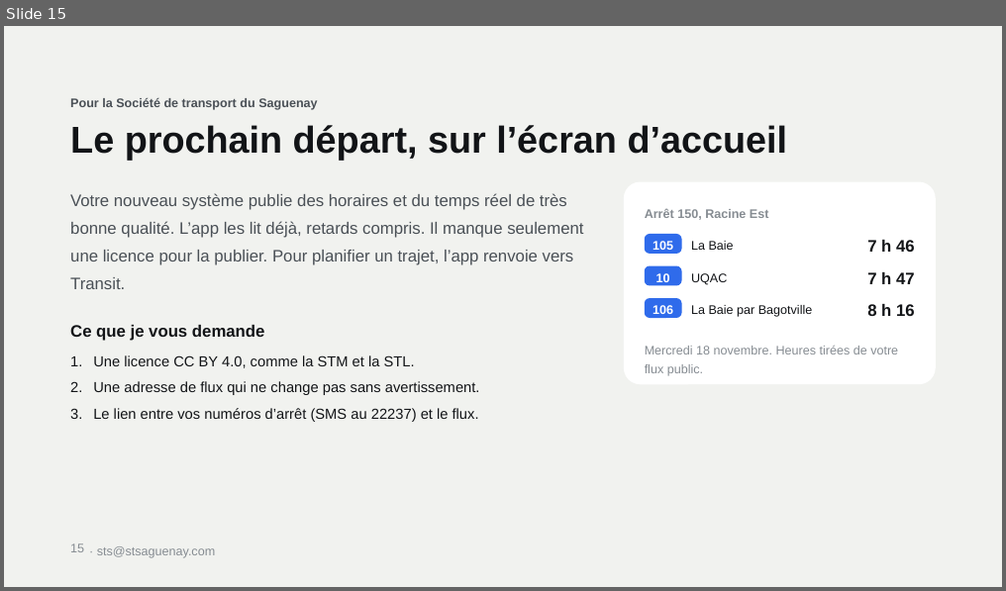
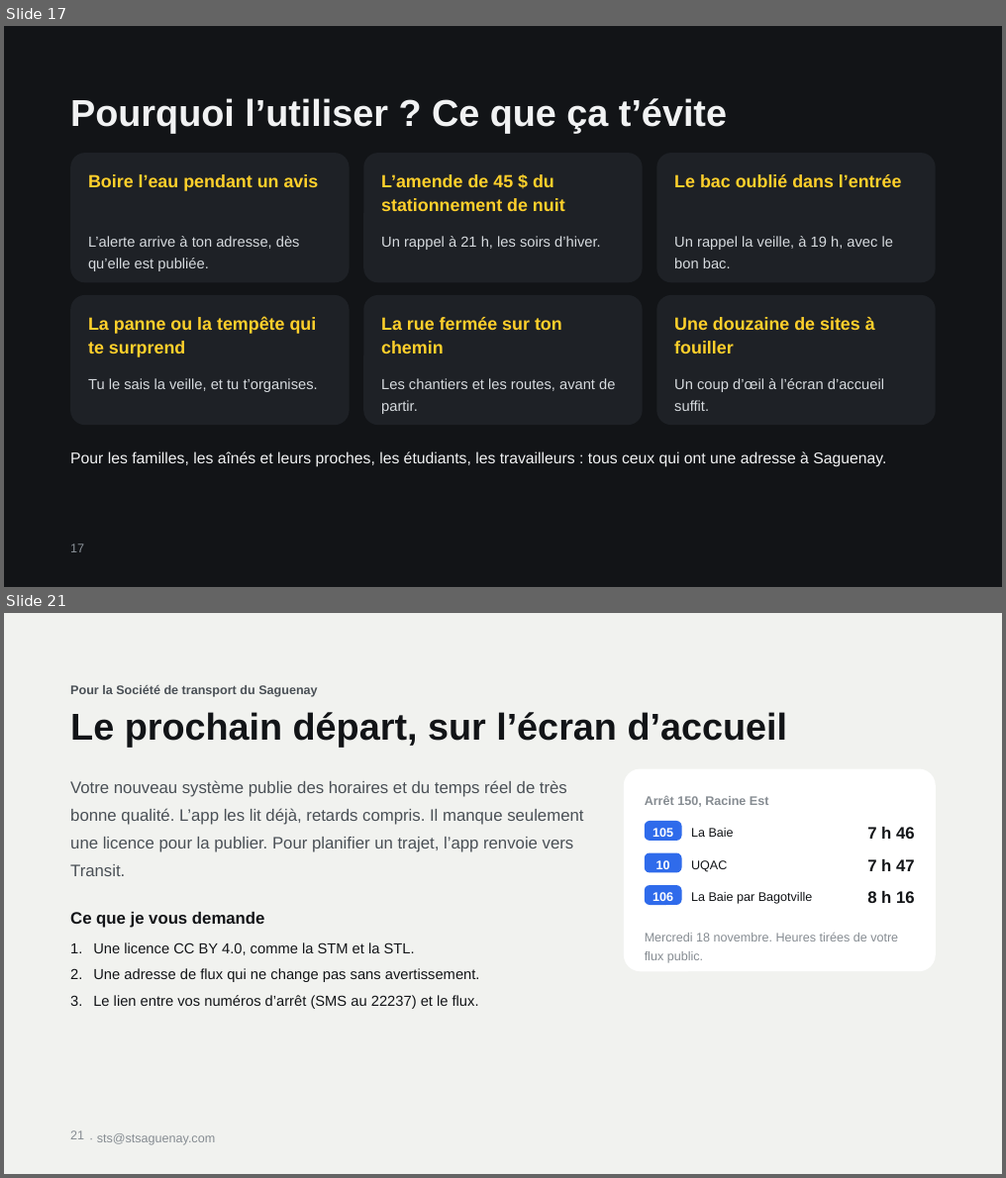
Before and after one commit to gotflo/saguenay_aujourdhui, a slide deck: Saguenay-Aujourdhui.pptx. Shown one above the other, each under a label of ours: slide 15 before the commit, slides 17 and 21 after it; the slides between them are not shown. The pictures are 1006x591 and 1006x1178 pixels, drawn with LibreOffice and Linux fonts; fonts in the diff are those of the drawing. Boxes give left, top, right and bottom in pixels: in the first picture for what was removed or moved away, otherwise in the second. Text is boxed around its words. In the diff, an @@ line names an element or a change of style, - is before the commit and + after.

Commit message:
Une présentation qui se comprend sans présentateur
24 diapos avec de vraies captures de l'app : l'essentiel en 30 secondes,
les maisons éparpillées, ce qui est nouveau, les douze sources, le widget,
les alertes, les travaux et voies fermées, l'achalandage des urgences, le
bus, l'assistant, les proches et ce que l'app évite au quotidien.

```diff
--- a/Saguenay-Aujourdhui.pptx
+++ b/Saguenay-Aujourdhui.pptx
@@ slide 17 added at (x1=4, y1=26, x2=1002, y2=587), background #121417 @@
@@ title added at (x1=70, y1=98, x2=727, y2=133), 36 pt, text #F1F2F3, bold @@
+Pourquoi l’utiliser ? Ce que ça t’évite
@@ rounded rectangle added at (x1=70, y1=153, x2=350, y2=282), fill #1E2126 @@
@@ rounded rectangle added at (x1=364, y1=153, x2=643, y2=282), fill #1E2126 @@
@@ rounded rectangle added at (x1=656, y1=153, x2=936, y2=282), fill #1E2126 @@
@@ text added at (x1=88, y1=174, x2=319, y2=191), 17 pt, text #FFD02B, bold @@
+Boire l’eau pendant un avis
@@ text added at (x1=381, y1=174, x2=565, y2=211), 17 pt, text #FFD02B, bold @@
+L’amende de 45 $ du stationnement de nuit
@@ text added at (x1=674, y1=174, x2=902, y2=187), 17 pt, text #FFD02B, bold @@
+Le bac oublié dans l’entrée
@@ text added at (x1=88, y1=236, x2=300, y2=272), 14 pt, text #D6DADE @@
+L’alerte arrive à ton adresse, dès qu’elle est publiée.
@@ text added at (x1=381, y1=236, x2=601, y2=250), 14 pt, text #D6DADE @@
+Un rappel à 21 h, les soirs d’hiver.
@@ text added at (x1=674, y1=236, x2=893, y2=269), 14 pt, text #D6DADE @@
+Un rappel la veille, à 19 h, avec le bon bac.
@@ rounded rectangle added at (x1=70, y1=295, x2=350, y2=426), fill #1E2126 @@
@@ text added at (x1=88, y1=316, x2=317, y2=358), 17 pt, text #FFD02B, bold @@
+La panne ou la tempête qui te surprend
@@ rounded rectangle added at (x1=364, y1=295, x2=643, y2=426), fill #1E2126 @@
@@ text added at (x1=381, y1=317, x2=562, y2=354), 17 pt, text #FFD02B, bold @@
+La rue fermée sur ton chemin
@@ rounded rectangle added at (x1=656, y1=295, x2=936, y2=426), fill #1E2126 @@
@@ text added at (x1=674, y1=317, x2=875, y2=354), 17 pt, text #FFD02B, bold @@
+Une douzaine de sites à fouiller
@@ text added at (x1=88, y1=378, x2=318, y2=392), 14 pt, text #D6DADE @@
+Tu le sais la veille, et tu t’organises.
@@ text added at (x1=381, y1=378, x2=615, y2=414), 14 pt, text #D6DADE @@
+Les chantiers et les routes, avant de partir.
@@ text added at (x1=674, y1=378, x2=884, y2=411), 14 pt, text #D6DADE @@
+Un coup d’œil à l’écran d’accueil suffit.
@@ text added at (x1=70, y1=452, x2=886, y2=468), 15 pt, text #F1F2F3 @@
+Pour les familles, les aînés et leurs proches, les étudiants, les travailleurs : tous ceux qui ont une adresse à Saguenay.
@@ page number added at (x1=70, y1=544, x2=84, y2=553), 12 pt, text #8A9198 @@
+17
@@ what was slide 15 is now slide 21 @@
@@ page number at (x1=70, y1=1131, x2=84, y2=1140): text changed @@
-15
+21
```
Also in this commit, not shown: 4 slides changed, 16 other slides added, 11 slides removed.
